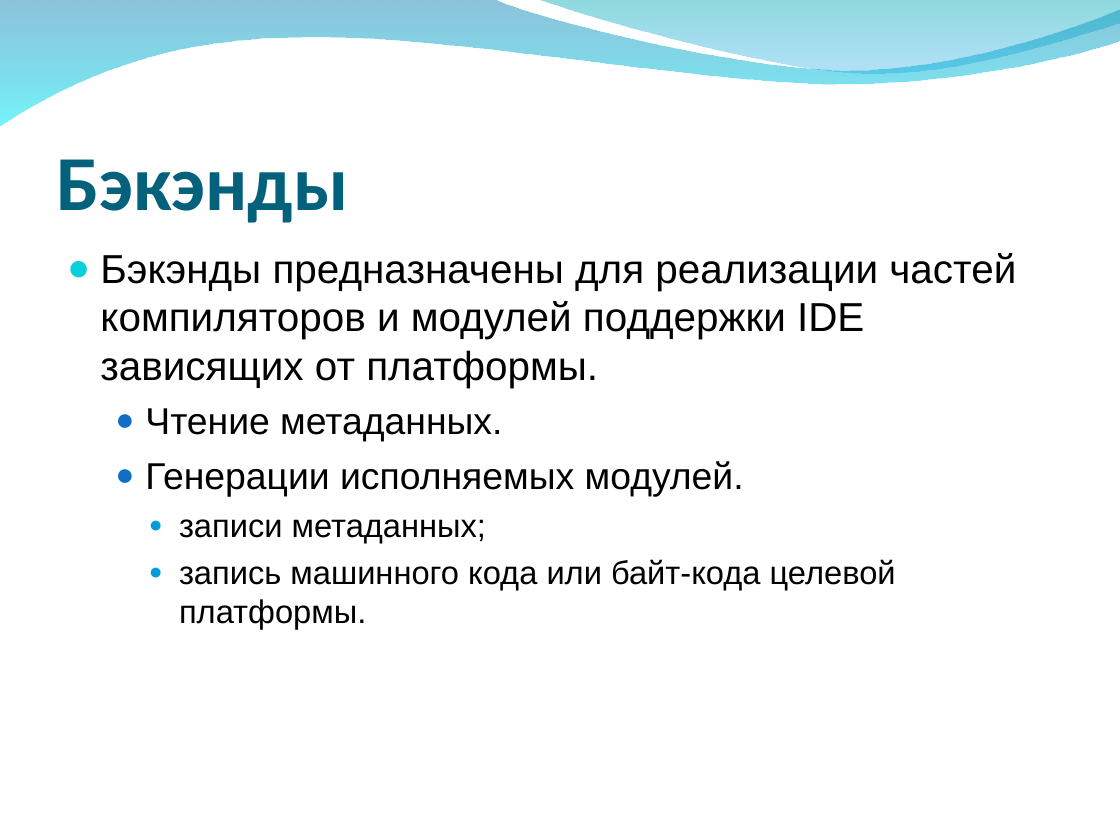
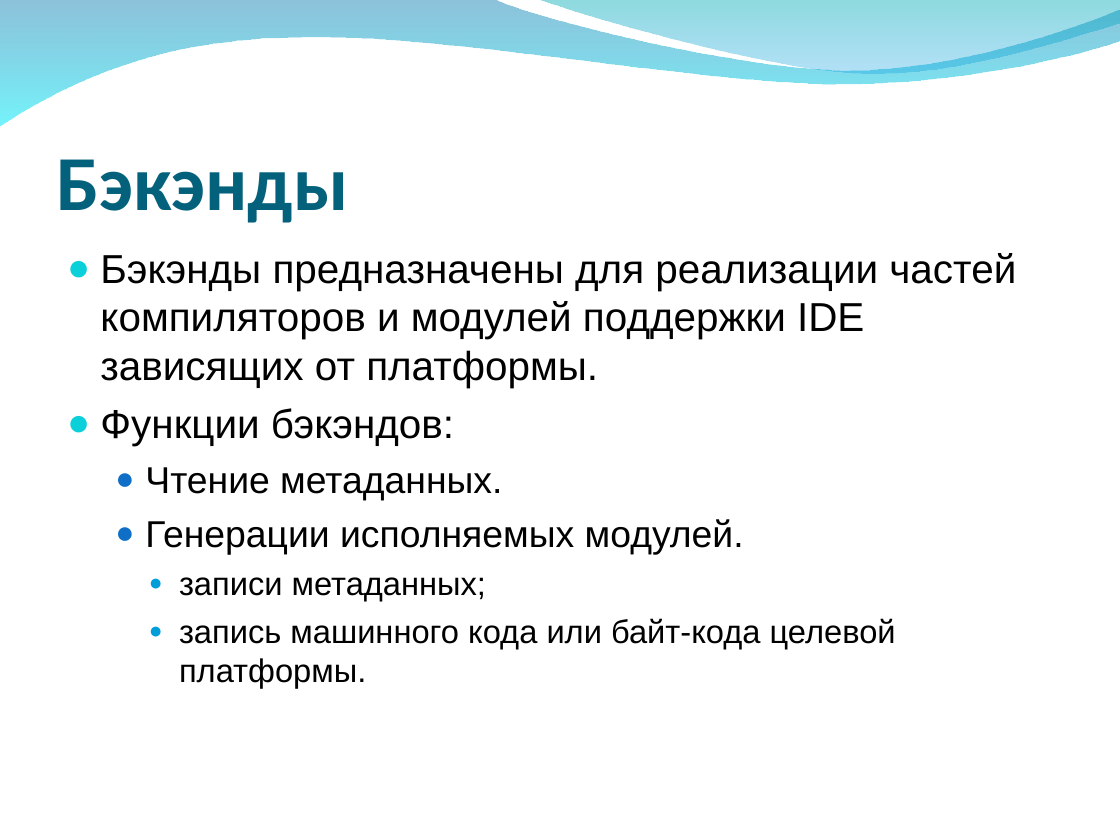
Before and after one commit to VladD2/Nemerle-Articles, a slide deck: slide 40 of N2/N2-Project/N2.ppt (slide 39 before the commit). Drawn at 1120x840 pixels with LibreOffice and Linux fonts; fonts in the diff are those of the drawing; background and template pictures are left out. Boxes give left, top, right and bottom in pixels: in the first picture for what was removed or moved away, otherwise in the second. Text is boxed around its words. In the diff, an @@ line names an element or a change of style, - is before the commit and + after.

```diff
--- a/N2/N2-Project/N2.ppt
+++ b/N2/N2-Project/N2.ppt
@@ text at (100,408,454,446): paragraph added @@
+● Функции бэкэндов:
```
Also in this commit, not shown: 18 other slides changed, 4 slides added.
